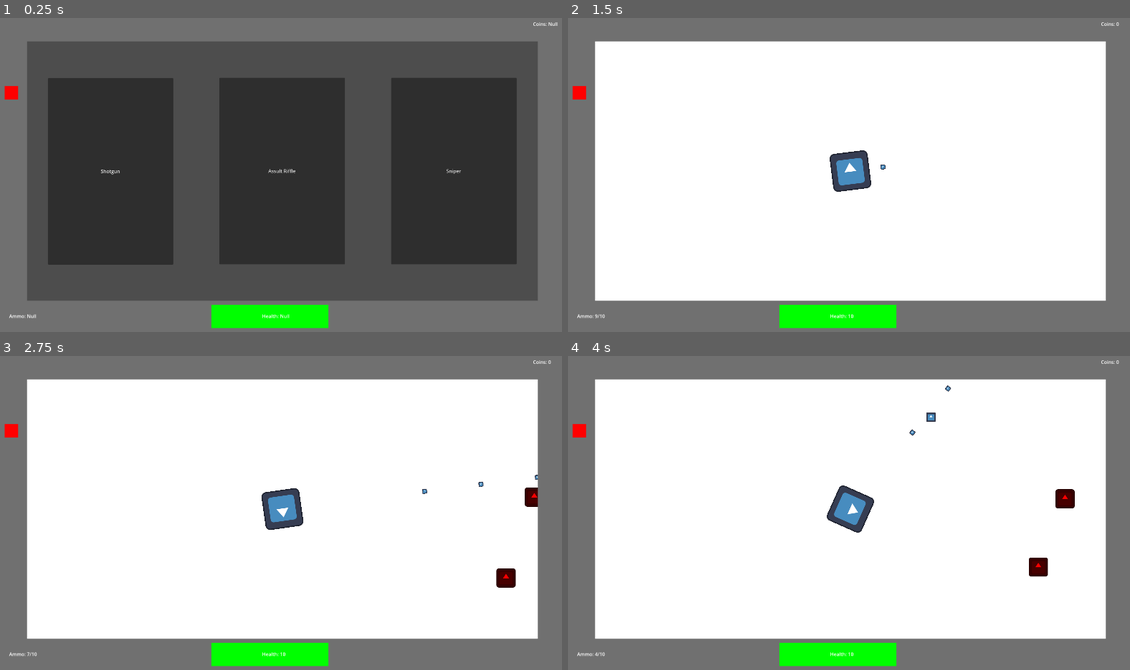
Above: before the commit, frames 1-4 (two rows, left to right).
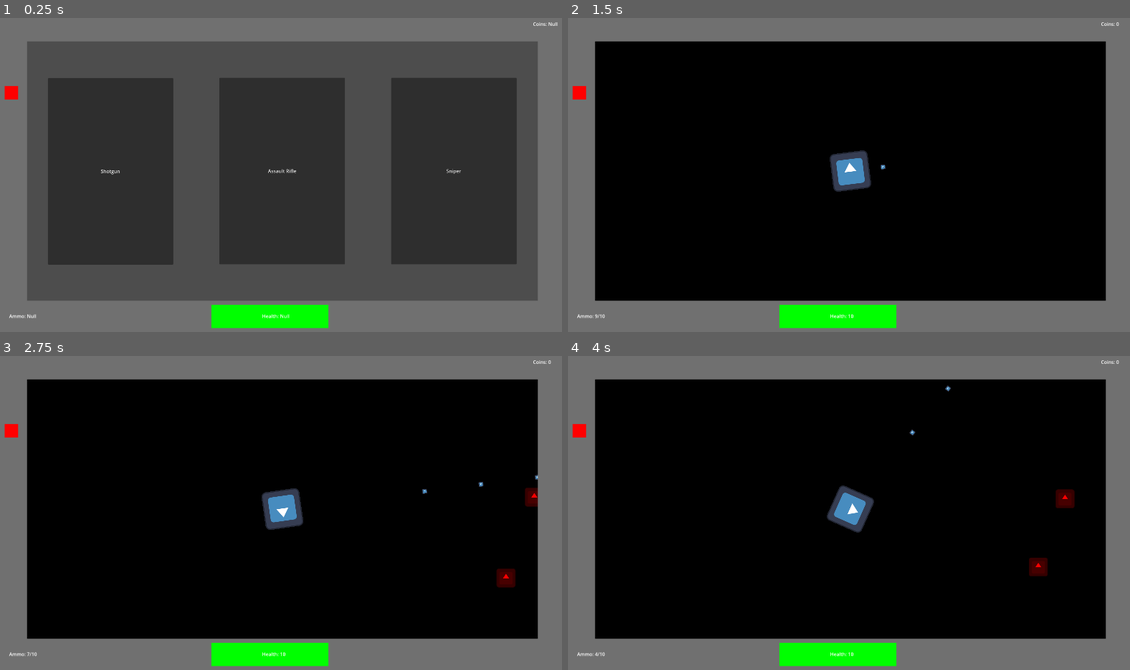
Above: after the commit, the same moments.

Repository: papaya19/One-Trick-Pony
Game: Godot game, scene res://Scenes/start.tscn
Two runs of this game, one before a commit and one after it. Both use one fixed random seed, a clock stepped at 60 frames per second and the inputs below. The engine's default icon, where the game draws it, is replaced by a stand-in: a white triangle on a blue panel in a dark square.
Inputs (mouse positions are in pixels of both pictures, inside the frame that each line leads up to):
- Up to frame 1 (0.25 s): no input
- Up to frame 2 (1.5 s): click "Shotgun" at 0.5 s; tap Enter at 1.25 s; move the mouse to (978, 156) at 1.27 s; press the mouse at (978, 156) at 1.28 s
- Up to frame 3 (2.75 s): move the mouse to (168, 525) at 2.02 s; release the mouse at (168, 525) at 2.03 s; click (168, 525) at 2.1 s
- Up to frame 4 (4 s): move the mouse to (905, 437) at 2.77 s; press the mouse at (905, 437) at 2.78 s; move the mouse to (820, 572) at 3.52 s; release the mouse at (820, 572) at 3.53 s; click (820, 572) at 3.6 s

The runs differ from the first frame. In frame 1, less than 0.1% of the frame differs, in the area x 47-53%, y 48-50%; in frame 2, 75%, in the area x 4-96%, y 7-91%; in frame 3, 74%; in frame 4, 74%.

Commit message:
Coins go to conner

Diff:
--- a/Godot Project Files/Scenes/level.tscn
+++ b/Godot Project Files/Scenes/level.tscn
@@ -3,6 +3,9 @@
 [ext_resource type="PackedScene" uid="uid://dwfpcfxio54y4" path="res://Scenes/gun.tscn" id="1_k5f4k"]
 [ext_resource type="PackedScene" uid="uid://dhi5lmgj3uvww" path="res://Scenes/player.tscn" id="1_tumq0"]
 [ext_resource type="PackedScene" uid="uid://8aq3xri8qeeh" path="res://Scenes/enemy_spawner.tscn" id="4_81xng"]
+
+[sub_resource type="RectangleShape2D" id="RectangleShape2D_6phgx"]
+size = Vector2(100, 100)
 
 [node name="Level" type="Node2D" unique_id=1152983213]
 
@@ -14,6 +17,7 @@
 offset_bottom = 1080.0
 grow_horizontal = 2
 grow_vertical = 2
+color = Color(0, 0, 0, 1)
 
 [node name="Gun" parent="." unique_id=961834057 instance=ExtResource("1_k5f4k")]
 position = Vector2(960, 540)
@@ -22,3 +26,9 @@
 position = Vector2(960, 540)
 
 [node name="Enemy Spawner" parent="." unique_id=1916731149 instance=ExtResource("4_81xng")]
+
+[node name="Coin Collector" type="Area2D" parent="." unique_id=1986036522 groups=["coin_collector"]]
+
+[node name="CollisionShape2D" type="CollisionShape2D" parent="Coin Collector" unique_id=2062352886]
+position = Vector2(1920, 0)
+shape = SubResource("RectangleShape2D_6phgx")
--- a/Godot Project Files/Scenes/start.tscn
+++ b/Godot Project Files/Scenes/start.tscn
@@ -1,10 +1,11 @@
 [gd_scene format=3 uid="uid://bw4fbt1hanvtw"]
 
-[ext_resource type="Script" uid="uid://dtfietgohox21" path="res://start.gd" id="1_3bxa3"]
+[ext_resource type="Script" uid="uid://dtfietgohox21" path="res://Scripts/start.gd" id="1_3bxa3"]
 
 [node name="Start" type="Control" unique_id=579261995]
 process_mode = 3
 layout_mode = 3
+anchors_preset = 15
 anchor_right = 1.0
 anchor_bottom = 1.0
 offset_left = 100.0
@@ -47,7 +48,7 @@
 layout_mode = 2
 size_flags_horizontal = 3
 
-[node name="Assult Riffle" type="Button" parent="HBoxContainer/Control2" unique_id=1371229962]
+[node name="Assault Rifle" type="Button" parent="HBoxContainer/Control2" unique_id=1371229962]
 layout_mode = 1
 anchors_preset = -1
 anchor_left = 0.167
@@ -60,7 +61,7 @@
 offset_bottom = 20.0
 grow_horizontal = 2
 grow_vertical = 2
-text = "Assult Riffle"
+text = "Assault Rifle"
 
 [node name="Control3" type="Control" parent="HBoxContainer" unique_id=1717639624]
 layout_mode = 2
@@ -82,5 +83,5 @@
 text = "Sniper"
 
 [connection signal="pressed" from="HBoxContainer/Control/Shotgun" to="." method="_on_shotgun_pressed"]
-[connection signal="pressed" from="HBoxContainer/Control2/Assult Riffle" to="." method="_on_assult_riffle_pressed"]
+[connection signal="pressed" from="HBoxContainer/Control2/Assault Rifle" to="." method="_on_assult_riffle_pressed"]
 [connection signal="pressed" from="HBoxContainer/Control3/Sniper" to="." method="_on_sniper_pressed"]
--- a/Godot Project Files/Scripts/coin.gd
+++ b/Godot Project Files/Scripts/coin.gd
@@ -3,11 +3,11 @@
 var speed = 600 #we should make this tween, it would work well
 
 func _process(delta: float) -> void:
-	var direction = global_position.direction_to(Vector2(960,540))
+	var direction = global_position.direction_to(Vector2(1920,0))
 	position += direction * speed * delta
 
 
 func _on_area_entered(body) -> void:
-	if body.is_in_group("player"):
+	if body.is_in_group("coin_collector"):
 		Global.player_gain_coin.emit(1)
 		queue_free()
--- a/Godot Project Files/Scripts/player.gd
+++ b/Godot Project Files/Scripts/player.gd
@@ -7,9 +7,14 @@
 
 func _process(delta: float) -> void:
 	look_at(get_global_mouse_position())
+	if Global.player_health <= 0:
+		player_died
 
 func take_damage(damage):
 	Global.player_health -= damage
 
 func get_coin(coin_value):
 	Global.coin_count += coin_value
+
+func player_died():
+	get_tree().quit()
--- a/Godot Project Files/project.godot
+++ b/Godot Project Files/project.godot
@@ -31,6 +31,7 @@
 player=""
 enemy=""
 coin=""
+coin_collector=""
 
 [input]
 
Renamed: Godot Project Files/start.gd -> Godot Project Files/Scripts/start.gd
Renamed: Godot Project Files/start.gd.uid -> Godot Project Files/Scripts/start.gd.uid
Not shown, changed: .DS_Store
